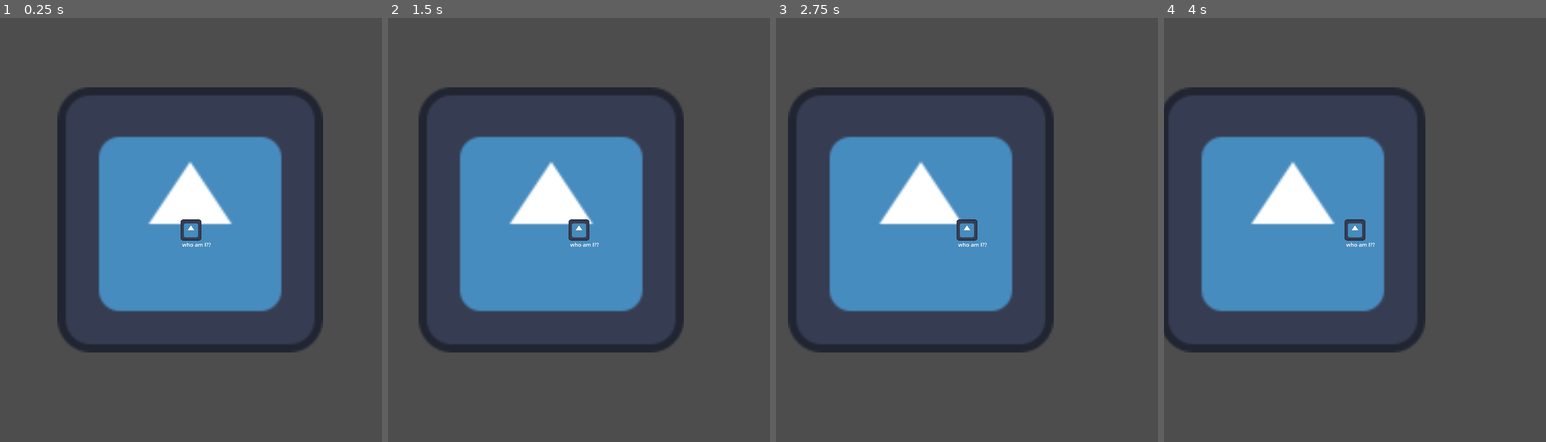
Above: before the commit, frames 1-4 (left to right).
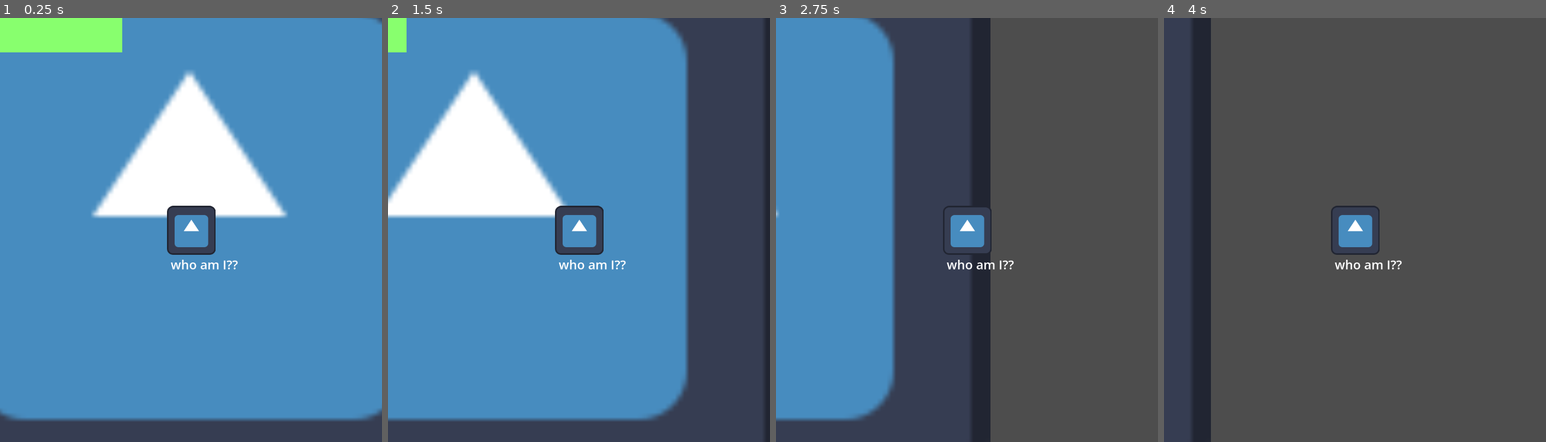
Above: after the commit, the same moments.

Repository: nofatetech/MWQTemplates
Game: Godot game, scene res://templates/WorldTemplate2/WorldTemplate2.tscn
Two runs of this game, one before a commit and one after it. Both use one fixed random seed, a clock stepped at 60 frames per second and the inputs below. The engine's default icon, where the game draws it, is replaced by a stand-in: a white triangle on a blue panel in a dark square.
Inputs:
- Up to frame 1 (0.25 s): no input
- Up to frame 2 (1.5 s): tap Enter (ui_accept) at 0.5, 0.77 s; hold Right (right) from 0.53 s (still down)
- Up to frame 3 (2.75 s): tap Enter (ui_accept) at 1.52 s; release Right (right) at 2.03 s; hold Left (left) from 2.03 s (still down)
- Up to frame 4 (4 s): release Left (left) at 2.78 s; hold Right (right) from 2.78 s (still down); tap Enter (ui_accept) at 3.02, 3.77 s

The runs differ from the first frame. In frame 1, 83% of the frame differs, in the area x 0-100%, y 0-96%; in frame 2, 63%; in frame 3, 41%; in frame 4, 28%.

Commit message:
other players; tests;

Diff:
--- a/Template1/MyWorldQuest/extra/MWQ.gd
+++ b/Template1/MyWorldQuest/extra/MWQ.gd
@@ -3,8 +3,8 @@
 
 #@export var backend_url: String = "http://127.0.0.1:5000"
 @export var backend_url: String = "https://myworld.quest/?action=apiworld"
-@export var app_token: String = ""
-
+@export var test_token: String = ""
+@export var ISDEV: bool = true
 
 @export var node_connector: Node
 #@export var world_name: String
@@ -86,7 +86,13 @@
 
 
 func _on_identify_callback(result, response_code, headers, body):
+	print("FLOW")
+	print(result)
+	print(response_code)
+	print(headers)
+	#print(body)
 	if response_code == 200:  # HTTP OK
+		print("FLOW2")
 		var json = JSON.new()
 		json.parse(body.get_string_from_utf8())
 		var response_data = json.get_data()
@@ -100,7 +106,7 @@
 			current_player = player
 			print("player!")
 			print(player)
-			node_connector.mwq_receive_player(player)
+			node_connector.mwq_identify_receive_data(data)
 
 		else:
 			#print("Failed to parse JSON:", response_data.error_string())
@@ -112,6 +118,8 @@
 func x_identify():
 	# Extract the 'param' query parameter from the URL
 	var wpt_value = JavaScriptBridge.eval("new URLSearchParams(window.location.search).get('wpt')")
+	if ISDEV:
+		wpt_value = test_token
 	self.x_flow("identify",  {"token": wpt_value}, _on_identify_callback)
 
 
--- a/Template1/MyWorldQuest/templates/WorldTemplate2/WorldTemplate2.tscn
+++ b/Template1/MyWorldQuest/templates/WorldTemplate2/WorldTemplate2.tscn
@@ -1,9 +1,19 @@
-[gd_scene load_steps=7 format=3 uid="uid://dxvv6gvdjvjk2"]
+[gd_scene load_steps=13 format=3 uid="uid://dxvv6gvdjvjk2"]
 
 [ext_resource type="Script" path="res://templates/WorldTemplate2/player.gd" id="1_72f3p"]
 [ext_resource type="Script" path="res://templates/WorldTemplate2/world_template_2.gd" id="1_s5mlr"]
 [ext_resource type="Texture2D" uid="uid://dbijln27tci8m" path="res://icon.svg" id="2_g3fiq"]
 [ext_resource type="Script" path="res://extra/MWQ.gd" id="2_njj0e"]
+[ext_resource type="Texture2D" uid="uid://diwapsuggvg3e" path="res://templates/WorldTemplate2/assets/578102df-7188-48ad-988f-4978d112721f.webp" id="4_m7306"]
+[ext_resource type="Texture2D" uid="uid://cqlof2mpgi1wq" path="res://templates/WorldTemplate2/assets/e70649b7-7892-4bd7-ad47-687543b2b1ff.webp" id="5_rul7d"]
+[ext_resource type="Texture2D" uid="uid://dx0lq2efln8hg" path="res://templates/WorldTemplate2/assets/e76be929-d917-445a-b334-549db206f142.webp" id="7_qvak5"]
+[ext_resource type="Texture2D" uid="uid://ci0xsuu5gvmmy" path="res://templates/WorldTemplate2/assets/network-3357642_1280.webp" id="9_m1udd"]
+
+[sub_resource type="RectangleShape2D" id="RectangleShape2D_6iojk"]
+size = Vector2(299.611, 212.012)
+
+[sub_resource type="RectangleShape2D" id="RectangleShape2D_l66iv"]
+size = Vector2(270.815, 188.736)
 
 [sub_resource type="RectangleShape2D" id="RectangleShape2D_2ur3c"]
 size = Vector2(116, 112)
@@ -20,12 +30,104 @@
 offset_right = 40.0
 offset_bottom = 40.0
 script = ExtResource("2_njj0e")
+test_token = "7c6b180a9d80e38cd2ac4251686aaa5ae3d140c6bb"
 node_connector = NodePath("..")
 
 [node name="Icon" type="Sprite2D" parent="."]
 position = Vector2(816, 813)
 scale = Vector2(12.6641, 12.6641)
 texture = ExtResource("2_g3fiq")
+
+[node name="578102Df-7188-48Ad-988f-4978d112721f" type="Sprite2D" parent="."]
+visible = false
+position = Vector2(846, 1165)
+texture = ExtResource("4_m7306")
+
+[node name="E70649b7-7892-4Bd7-ad47-687543b2b1Ff" type="Sprite2D" parent="."]
+visible = false
+position = Vector2(1492, 2079)
+scale = Vector2(1.80769, 1.80769)
+texture = ExtResource("5_rul7d")
+
+[node name="StaticBody2D" type="RigidBody2D" parent="E70649b7-7892-4Bd7-ad47-687543b2b1Ff"]
+
+[node name="CollisionShape2D" type="CollisionShape2D" parent="E70649b7-7892-4Bd7-ad47-687543b2b1Ff/StaticBody2D"]
+position = Vector2(-178.159, 186.595)
+shape = SubResource("RectangleShape2D_6iojk")
+
+[node name="Area2D" type="Area2D" parent="E70649b7-7892-4Bd7-ad47-687543b2b1Ff"]
+
+[node name="CollisionShape2D" type="CollisionShape2D" parent="E70649b7-7892-4Bd7-ad47-687543b2b1Ff/Area2D"]
+position = Vector2(207.494, 137.095)
+shape = SubResource("RectangleShape2D_l66iv")
+
+[node name="E76Be929-d917-445a-b334-549Db206f142" type="Sprite2D" parent="."]
+visible = false
+position = Vector2(1080.25, 1352.69)
+scale = Vector2(1.74489, 1.74489)
+texture = ExtResource("7_qvak5")
+
+[node name="Network-33576421280" type="Sprite2D" parent="."]
+visible = false
+position = Vector2(1403, 894)
+scale = Vector2(3.48958, 3.48958)
+texture = ExtResource("9_m1udd")
+
+[node name="Node2D" type="Node2D" parent="."]
+
+[node name="AREAS" type="Node2D" parent="."]
+
+[node name="WORK" type="Node2D" parent="AREAS"]
+position = Vector2(-77, -77)
+
+[node name="Panel" type="Panel" parent="AREAS/WORK"]
+visible = false
+offset_right = 448.0
+offset_bottom = 394.0
+
+[node name="TextureRect" type="ColorRect" parent="AREAS/WORK"]
+offset_right = 717.0
+offset_bottom = 486.0
+color = Color(0.5345, 1, 0.43, 1)
+
+[node name="Button" type="Button" parent="AREAS/WORK"]
+visible = false
+offset_left = 92.0
+offset_top = 153.0
+offset_right = 366.0
+offset_bottom = 265.0
+text = "My WOrk
+"
+
+[node name="RichTextLabel" type="RichTextLabel" parent="AREAS/WORK"]
+offset_left = 23.0
+offset_top = 21.0
+offset_right = 771.0
+offset_bottom = 577.0
+theme_override_colors/font_outline_color = Color(0, 0, 0, 1)
+theme_override_colors/font_shadow_color = Color(0, 0, 0, 1)
+theme_override_font_sizes/normal_font_size = 19
+text = "MY WORK
+
+asdf
+sadf
+sadf
+sadf
+sadf
+sdaf
+sadf
+sad
+f"
+
+[node name="PLAYERS" type="Node2D" parent="AREAS"]
+
+[node name="LabelOtherPlayersHere" type="Label" parent="AREAS/PLAYERS"]
+unique_name_in_owner = true
+offset_left = 1659.0
+offset_top = 158.0
+offset_right = 2502.0
+offset_bottom = 517.0
+text = "LabelOtherPlayersHere"
 
 [node name="Player" type="CharacterBody2D" parent="."]
 position = Vector2(821, 875)
@@ -42,10 +144,6 @@
 [node name="CollisionShape2D" type="CollisionShape2D" parent="Player/Area2D"]
 shape = SubResource("RectangleShape2D_2by6c")
 
-[node name="Camera2D" type="Camera2D" parent="Player"]
-unique_name_in_owner = true
-zoom = Vector2(0.3, 0.3)
-
 [node name="LabelPlayerUsername" type="Label" parent="Player"]
 unique_name_in_owner = true
 offset_left = -54.0
@@ -54,3 +152,8 @@
 offset_bottom = 89.0
 theme_override_font_sizes/font_size = 33
 text = "who am I??"
+
+[node name="Camera2D" type="Camera2D" parent="Player"]
+unique_name_in_owner = true
+position = Vector2(-1, -1)
+zoom = Vector2(0.7, 0.7)
--- a/Template1/MyWorldQuest/templates/WorldTemplate2/player.gd
+++ b/Template1/MyWorldQuest/templates/WorldTemplate2/player.gd
@@ -5,7 +5,7 @@
 @export var username: String = ""
 #@export var id: int = 100
 #@export var title: String = ""
-@export var speed: float = 210
+@export var speed: float = 500
 @export var accel: float = 10
 
 signal hit
@@ -28,6 +28,16 @@
 # Called every frame. 'delta' is the elapsed time since the previous frame.
 func _process(delta):
 	if true: #is_current_player:
+		var motion = Vector2()
+		if Input.is_action_pressed("up"):
+			motion.y -= 1
+		if Input.is_action_pressed("down"):
+			motion.y += 1
+		if Input.is_action_pressed("left"):
+			motion.x -= 1
+		if Input.is_action_pressed("right"):
+			motion.x += 1
+
 		var direction: Vector2 = Input.get_vector("left", "right", "up", "down")
 
 		velocity.x = move_toward(velocity.x, speed * direction.x, accel)
--- a/Template1/MyWorldQuest/templates/WorldTemplate2/world_template_2.gd
+++ b/Template1/MyWorldQuest/templates/WorldTemplate2/world_template_2.gd
@@ -6,13 +6,25 @@
 var dynamyc_node_camera2d: Node = null  # Variable to store the reference to the changing node
 
 var tcurrentplayer: Node = null
+var other_players_here: Array = []
 
 
+func mwq_identify_receive_data(data: Dictionary):
+	print("mwq_receive_player")
+	#print(mwq_receive_player)
+	whoami = data.get("player")
+	other_players_here = data.get("other_players_here")
+	%LabelPlayerUsername.text = whoami.username
+	# Create an empty string to store the usernames
+	var usernames = ""
 
-func mwq_receive_player(player: Dictionary):
-	print("mwq_receive_player")
-	print(mwq_receive_player)
-	%LabelPlayerUsername.text = player.username
+	# Loop through each player object in the list and append their username
+	for player in other_players_here:
+		usernames += player["username"] + "\n"  # Add each username on a new line
+
+	# Set the label's text to the list of usernames
+	%LabelOtherPlayersHere.text = usernames
+
 	pass
 
 # Called when the node enters the scene tree for the first time.
Binary file added: Template1/MyWorldQuest/templates/WorldTemplate2/assets/578102df-7188-48ad-988f-4978d112721f.webp
Not shown, added: Template1/MyWorldQuest/templates/WorldTemplate2/assets/578102df-7188-48ad-988f-4978d112721f.webp.import
Binary file added: Template1/MyWorldQuest/templates/WorldTemplate2/assets/e70649b7-7892-4bd7-ad47-687543b2b1ff.webp
Not shown, added: Template1/MyWorldQuest/templates/WorldTemplate2/assets/e70649b7-7892-4bd7-ad47-687543b2b1ff.webp.import
Binary file added: Template1/MyWorldQuest/templates/WorldTemplate2/assets/e76be929-d917-445a-b334-549db206f142.webp
Not shown, added: Template1/MyWorldQuest/templates/WorldTemplate2/assets/e76be929-d917-445a-b334-549db206f142.webp.import
Binary file added: Template1/MyWorldQuest/templates/WorldTemplate2/assets/network-3357642_1280.webp
Not shown, added: Template1/MyWorldQuest/templates/WorldTemplate2/assets/network-3357642_1280.webp.import
Binary file added: Template1/MyWorldQuest/templates/WorldTemplate2/assets/tilemap.png
Not shown, added: Template1/MyWorldQuest/templates/WorldTemplate2/assets/tilemap.png.import
